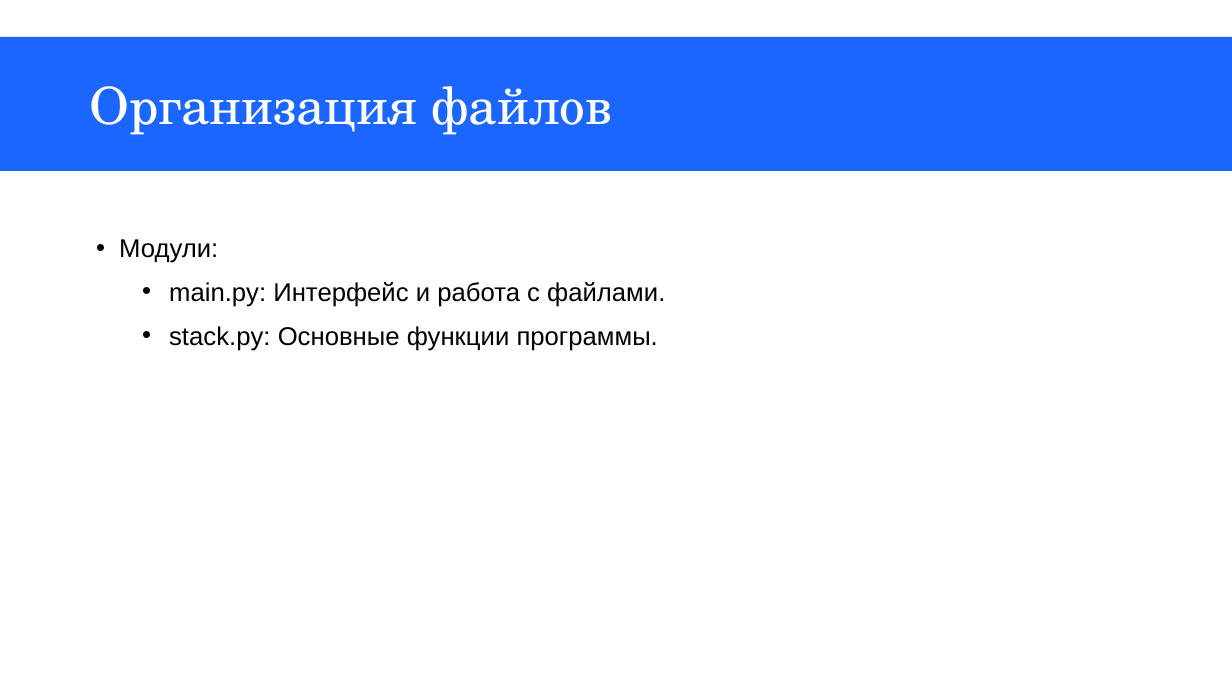
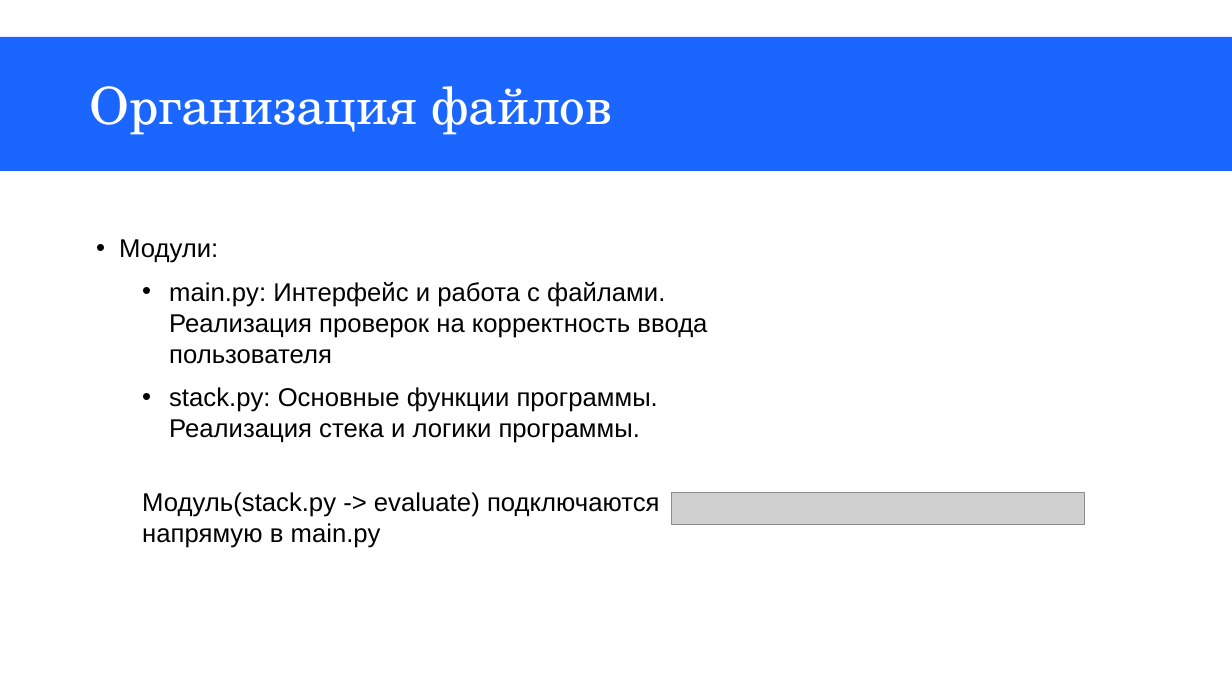
Before and after one commit to EmptyQwazar/Individualnoe_zadanie_2_sem_pyhon, a slide deck: slide 4 of Презентация к инд.заданию, семестр 2 (Антипин, Дмитрий, группа ит-8).pptx. Drawn at 1232x693 pixels with LibreOffice and Linux fonts; fonts in the diff are those of the drawing; grey boxes stand for pictures. Boxes give left, top, right and bottom in pixels: in the first picture for what was removed or moved away, otherwise in the second. Text is boxed around its words. In the diff, an @@ line names an element or a change of style, - is before the commit and + after.

```diff
--- a/Презентация к инд.заданию, семестр 2 (Антипин, Дмитрий, группа ит-8).pptx
+++ b/Презентация к инд.заданию, семестр 2 (Антипин, Дмитрий, группа ит-8).pptx
@@ text at [142,282,707,548]: text changed @@
-  • main.py: Интерфейс и работа с файлами.
-  • stack.py: Основные функции программы.
+  • main.py: Интерфейс и работа с файлами. Реализация проверок на корректность ввода пользователя
+  • stack.py: Основные функции программы. Реализация стека и логики программы.
+  Модуль(stack.py -> evaluate) подключаются напрямую в main.py
@@ picture added at [672,493,1085,525] @@
```
Also in this commit, not shown: 5 other slides changed, 6 slides added, 5 slides removed.
